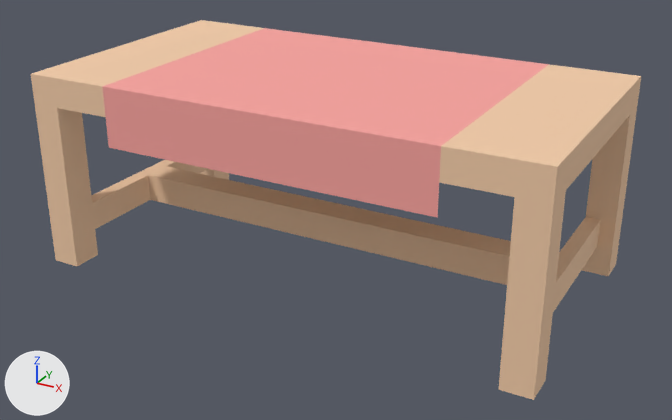
One commit to the glTF model assets/props/furniture/tableCloth.glb: the scene before it, then after it.
One viewpoint serves both versions: a camera (50 mm lens) standing at (1.106, -1.018, 0.718) and looking at (0.434, 0.203, 0.108). The lights are fixed; the arrows at lower left show +X, +Y and +Z. The picture after the commit comes second. Vertices at exactly the same position are counted once.

The scene before the commit, as lines of its bpy script (objects in view):
```python
me_mesh_tablecloth = bpy.data.meshes.new('Mesh tableCloth')
me_mesh_tablecloth.from_pydata(...)  # 68 vertices, 140 faces; spans x 0.0..0.841, y 0.0..0.447, z 0.0..0.327
# faces by material slot: [130, 10]
me_mesh_tablecloth.materials.append(mat_wood)  # beige #f3cca8
me_mesh_tablecloth.materials.append(mat_carpet)  # pink #f9a39e
ob_tablecloth_clone = bpy.data.objects.new('tableCloth(Clone)', me_mesh_tablecloth)
ob_tablecloth_clone.location = (0.0, 0.0, 0.0)
```
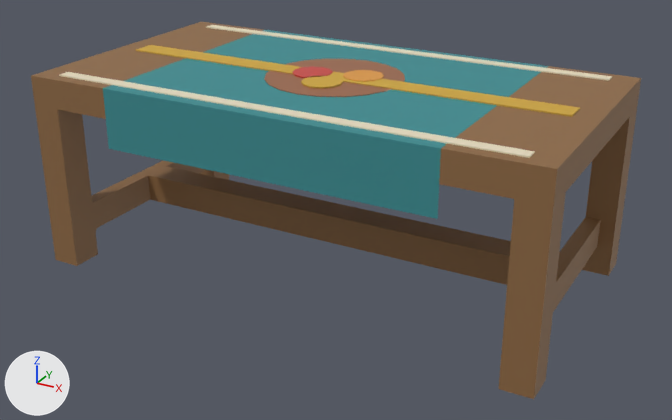
Where the change shows, as pixel boxes (x1, y1, x2, y2) in the pictures (672 x 420 px):
'tableCloth(Clone)', reshaped, moved, rescaled: before (31, 20, 641, 400); after (31, 22, 641, 399)
part 1 of me_mesh_tablecloth, added: after (59, 72, 535, 158)
part 2 of me_mesh_tablecloth, added: after (206, 25, 612, 81)
part 3 of me_mesh_tablecloth, added: after (136, 45, 580, 117)
part 4 of me_mesh_tablecloth, added (yellow): after (301, 76, 343, 88)
part 5 of me_mesh_tablecloth, added (orange): after (264, 59, 405, 97)
part 6 of me_mesh_tablecloth, added: after (292, 66, 333, 78)
part 7 of me_mesh_tablecloth, added: after (343, 70, 384, 82)
part 8 of me_mesh_tablecloth, reshaped: before (57, 108, 511, 266); after (58, 110, 511, 266)
part 9 of me_mesh_tablecloth, recoloured (beige to brown): (31, 22, 641, 399) in both
part 10 of me_mesh_tablecloth, recoloured (pink to cyan): (103, 30, 546, 218) in both

Diff of the bpy script that builds the scene:
```diff
--- a/assets/props/furniture/tableCloth.glb.py
+++ b/assets/props/furniture/tableCloth.glb.py
@@ mat_teal_002 @@
+mat_teal_002 = principled_material('teal.002')
+mat_teal_002.base_color = (0.04, 0.26, 0.28)  # cyan #388b90
+mat_teal_002.roughness = 0.7
@@ mat_oakdark_002 @@
+mat_oakdark_002 = principled_material('oakDark.002')
+mat_oakdark_002.base_color = (0.27, 0.14, 0.055)  # brown #8e6942
+mat_oakdark_002.roughness = 0.6
@@ me_mesh_tablecloth @@
-me_mesh_tablecloth.from_pydata(...)  # 68 vertices, 140 faces; spans x 0.0..0.841, y 0.0..0.447, z 0.0..0.327
+me_mesh_tablecloth.from_pydata(...)  # 341 vertices, 589 faces; spans x 0.0..0.841, y 0.0..0.447, z -0.001..0.33
+# me_mesh_tablecloth part 1: a new loose piece, a box spanning x 0.04..0.8015, y 0.02..0.04, z 0.3257..0.3287, in mat_cream_002 (beige #e5dabf)
+# me_mesh_tablecloth part 2: a new loose piece, a box spanning x 0.04..0.8015, y 0.4074..0.4274, z 0.3257..0.3287, in mat_cream_002 (beige #e5dabf)
+# me_mesh_tablecloth part 3: a new loose piece, a box spanning x 0.04..0.8015, y 0.2037..0.2437, z 0.3257..0.3287, in mat_mustard_002 (yellow #cea638)
+# me_mesh_tablecloth part 4: a new loose piece, a 12-sided cylinder along z spanning x 0.3887..0.4527, y 0.1517..0.2157, z 0.3237..0.3297, in mat_mustard_002 (yellow #cea638)
+# me_mesh_tablecloth part 5: a new loose piece, a 20-sided cylinder along z spanning x 0.3107..0.5307, y 0.1137..0.3337, z 0.3217..0.3277, in mat_copper_002 (orange #c48159)
+# me_mesh_tablecloth part 6: a new loose piece, a 12-sided cylinder along z spanning x 0.3487..0.4127, y 0.1917..0.2557, z 0.3237..0.3297, in mat_apple_002 (red #cb3f38)
+# me_mesh_tablecloth part 7: a new loose piece, a 12-sided cylinder along z spanning x 0.4287..0.4927, y 0.2117..0.2757, z 0.3237..0.3297, in mat_orange_002 (orange #e19938)
+# me_mesh_tablecloth part 8
+# 35 faces are deleted
+# 73 vertices are added at x 0.043..0.799, y 0.0..0.401, z 0.0..0.278
+# 128 new faces join them, mat_oakdark_002 (brown #8e6942)
+# me_mesh_tablecloth part 9: 95 faces spanning x 0.0..0.841, y 0.0..0.447, z 0.0..0.327 switch from mat_wood (beige #f3cca8) to mat_oakdark_002 (brown #8e6942)
+# me_mesh_tablecloth part 10: 10 faces spanning x 0.147..0.694, y 0.0..0.447, z 0.23..0.327 switch from mat_carpet (pink #f9a39e) to mat_teal_002 (cyan #388b90)
+# other edits to the shape of me_mesh_tablecloth do not show in these pictures
+me_mesh_tablecloth.materials.append(mat_cream_002)  # beige #e5dabf
+me_mesh_tablecloth.materials.append(mat_mustard_002)  # yellow #cea638
+me_mesh_tablecloth.materials.append(mat_copper_002)  # orange #c48159
+me_mesh_tablecloth.materials.append(mat_apple_002)  # red #cb3f38
+me_mesh_tablecloth.materials.append(mat_orange_002)  # orange #e19938
@@ ob_tablecloth_clone @@
 ob_tablecloth_clone = bpy.data.objects.new('tableCloth(Clone)', me_mesh_tablecloth)
-ob_tablecloth_clone.location = (0.0, 0.0, 0.0)
+ob_tablecloth_clone.location = (0.0, 0.0, 0.001)
+ob_tablecloth_clone.scale = (1.0, 1.0, 0.988)
```
